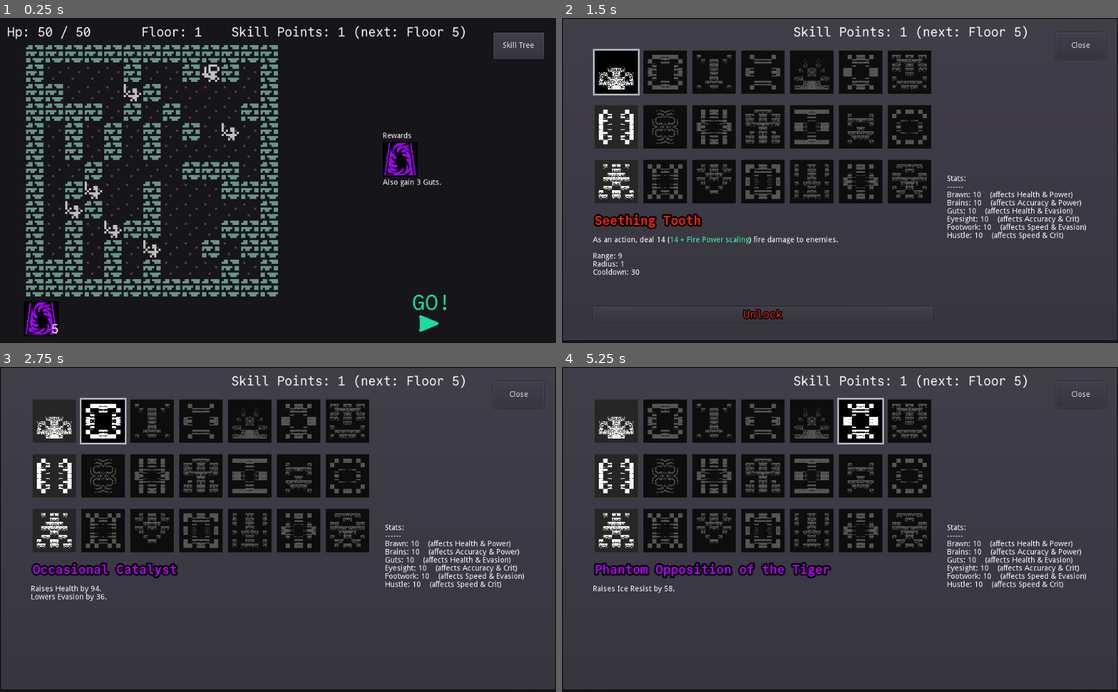
Above: before the commit, frames 1-4 (two rows, left to right).
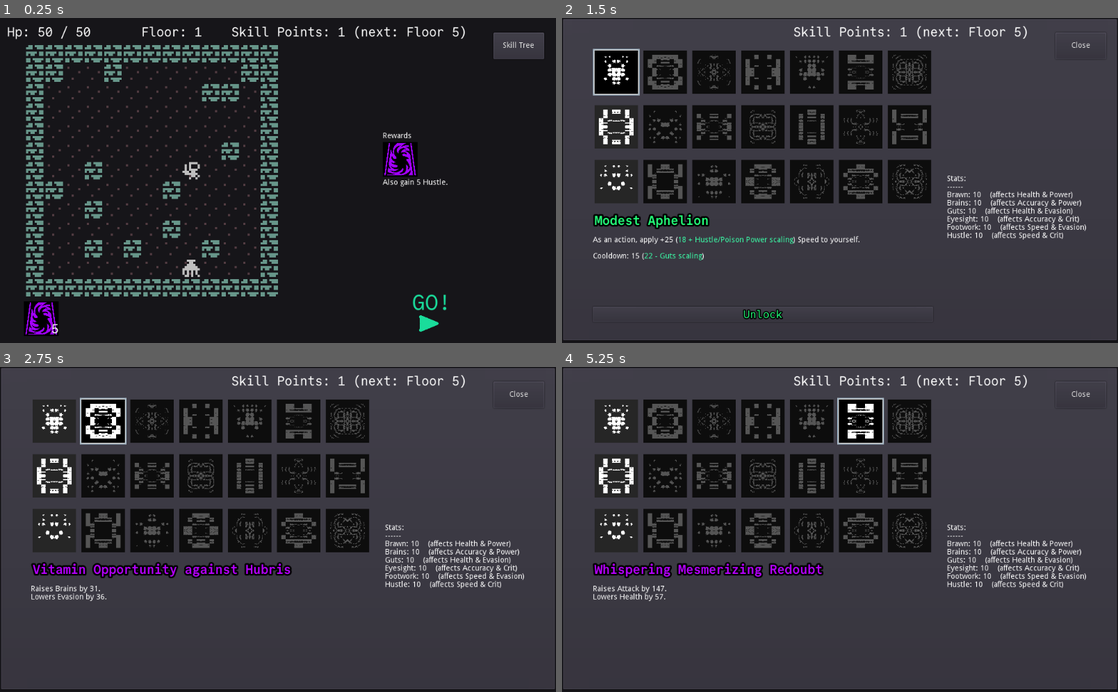
Above: after the commit, the same moments.

Repository: redxaxder/7DRL2024
Game: Godot game, scene res://main.tscn
Same seed, same stepped clock (60 frames per second), same inputs: the game is played once before the commit and once after it.
Inputs (mouse positions are in pixels of both pictures, inside the frame that each line leads up to):
- Up to frame 1 (0.25 s): no input
- Up to frame 2 (1.5 s): click "Skill Tree" at 0.5 s; click (617, 73) at 1.27 s
- Up to frame 3 (2.75 s): click (105, 422) at 2.02 s
- Up to frame 4 (5.25 s): click (712, 422) at 2.77 s; click (762, 422) at 3.52 s; click (812, 422) at 4.27 s; click (862, 422) at 5.02 s

The runs differ from the first frame. In frame 1, 6.0% of the frame differs, in the area x 8-81%, y 14-80%; in frame 2, 7.1%, in the area x 5-66%, y 11-93%; in frame 3, 7.0%; in frame 4, 7.0%.

Commit message:
display 4 digit tree index

Diff:
--- a/Title.gd
+++ b/Title.gd
@@ -24,7 +24,7 @@
 	var unlockline = LogLine.instance()
 	unlocks.add_child(unlockline)
 	var treename = Meta.tree_name(i)
-	unlockline.set_label(str(i," ", treename))
+	unlockline.set_label(str(Meta.display_date_index(i)," ", treename))
 	unlockline.connect("pressed", self, "log_click", [i])
 	unlockline.payload = i
 	if did_win:
--- a/data/meta.gd
+++ b/data/meta.gd
@@ -28,7 +28,10 @@
 	return self
 
 func get_unlocked() -> Array:
-	return unlocked.keys()
+	var unlocked_indices = unlocked.keys()
+	unlocked_indices.sort()
+	return unlocked_indices
+
 
 func save():
 	ResourceSaver.save(PATH, self)
@@ -38,10 +41,23 @@
 static func get_date_index() -> int:
 	var t = OS.get_datetime(true)
 	var i = 0
-	i += t.month - 1
-	i *= 31
+	for m in (t.month -1):
+		i += MONTHS[m]
 	i += t.day -1
 	return i
 
+# index -> MMDD format
+static func display_date_index(ix: int) -> String:
+	var m = 0
+	while true:
+		var days = MONTHS[m]
+		if ix < days:
+			break
+		else:
+			ix -= days
+		m += 1
+	var result = ("%02d" % (m+1)) + ("%02d" % (ix+1))
+	return result
+
 static func tree_name(tree_id: int) -> String:
 	return preload("res://misc/names.tres").value[clamp(tree_id,0,500)]
